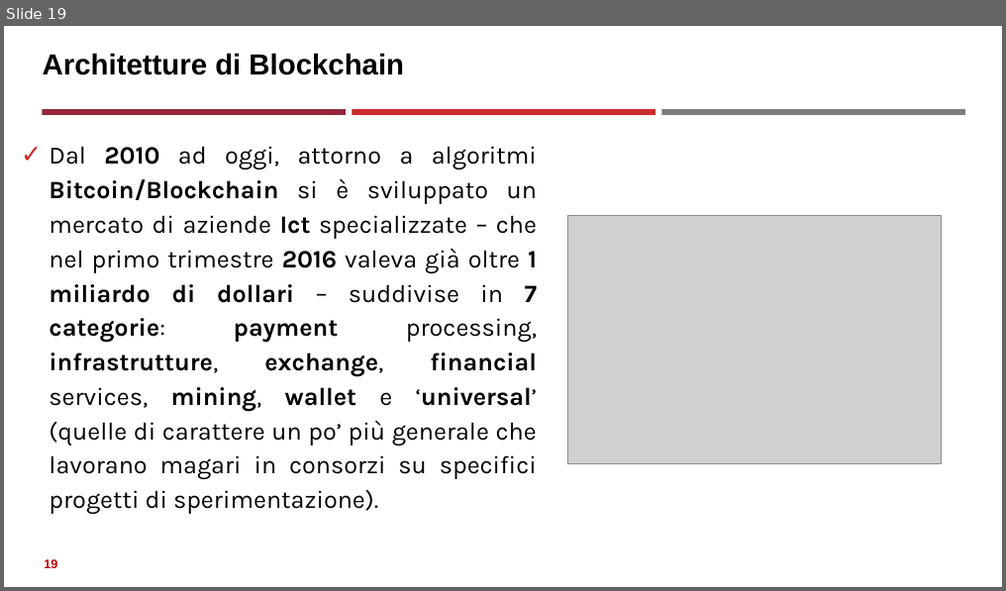
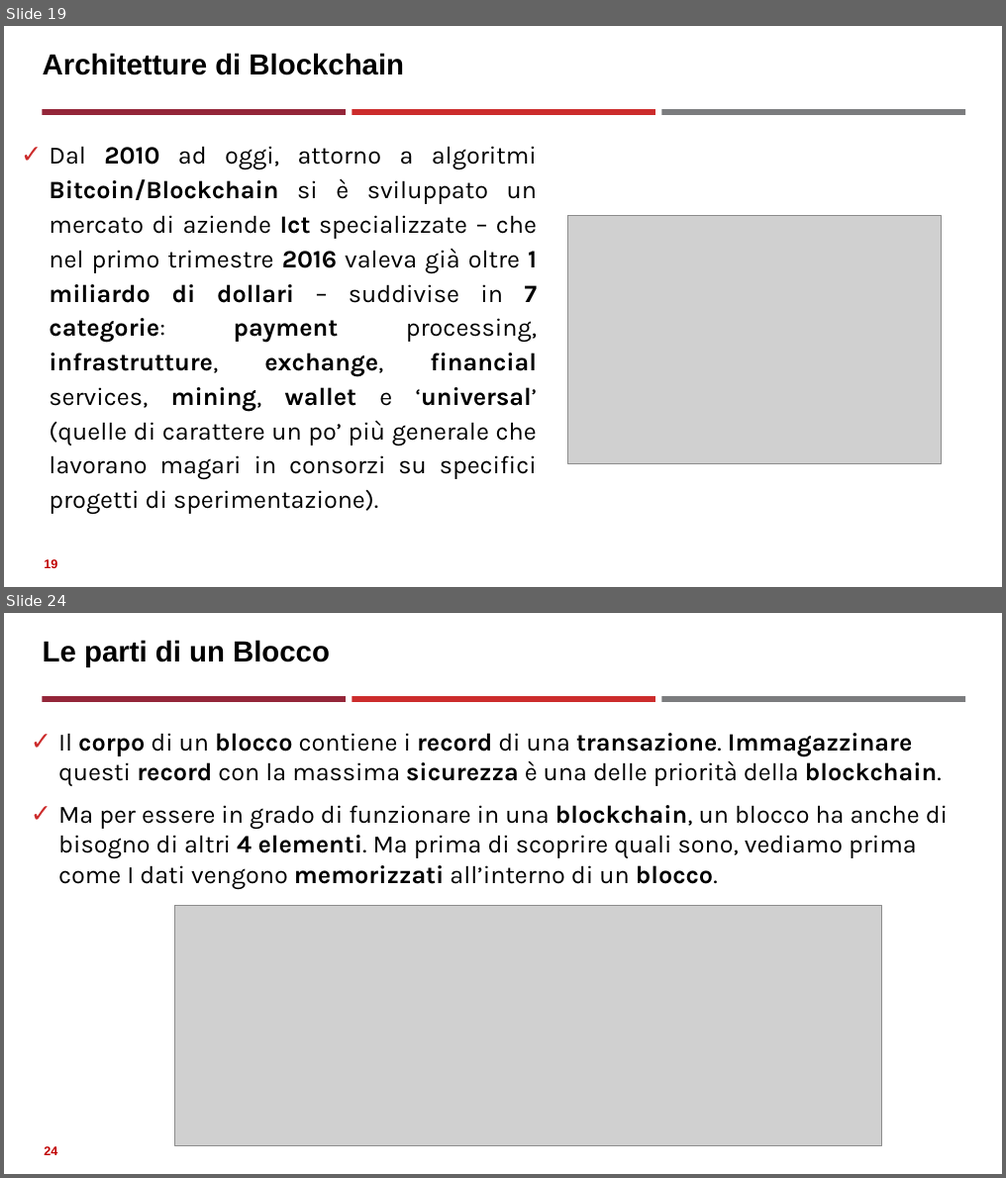
Before and after one commit to neural1977/data_science_interview_material, a slide deck: Assicurazioni/Distributed Ledger Technology_ita.pptx. Shown one above the other, each under a label of ours: slide 19 before the commit, slides 19 and 24 after it; the slides between them are not shown. The pictures are 1006x591 and 1006x1178 pixels, drawn with LibreOffice and Linux fonts; fonts in the diff are those of the drawing; grey boxes stand for pictures. Boxes give left, top, right and bottom in pixels: in the first picture for what was removed or moved away, otherwise in the second. Text is boxed around its words. In the diff, an @@ line names an element or a change of style, - is before the commit and + after.

```diff
--- a/Assicurazioni/Distributed Ledger Technology_ita.pptx
+++ b/Assicurazioni/Distributed Ledger Technology_ita.pptx
@@ slide 24 added at box(4, 613, 1002, 1174), background #FFFFFF; not listed: 3 template elements that a slide beside it also shows @@
@@ title added at box(43, 640, 330, 667), 28 pt, text #000000, bold @@
+Le parti di un Blocco
@@ text added at box(58, 733, 947, 889), 24 pt, text #000000 @@
+✓ Il corpo di un blocco contiene i record di una transazione. Immagazzinare questi record con la massima sicurezza è una delle priorità della blockchain.
+✓ Ma per essere in grado di funzionare in una blockchain, un blocco ha anche di bisogno di altri 4 elementi. Ma prima di scoprire quali sono, vediamo prima come I dati vengono memorizzati all’interno di un blocco.
@@ picture added at box(175, 906, 881, 1146) @@
@@ page number added at box(44, 1147, 57, 1156), 12 pt, text #C00000, bold @@
+24
```
Also in this commit, not shown: 2 slides changed, 6 other slides added, 1 other file.
